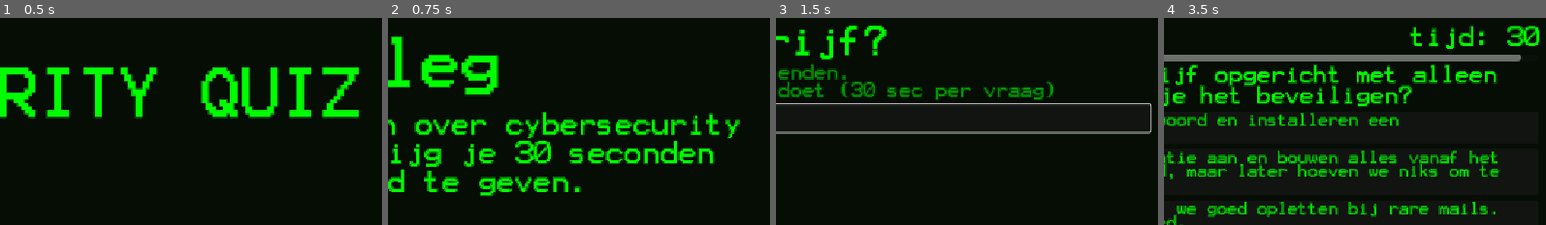
Above: before the commit, frames 1-4 (left to right).
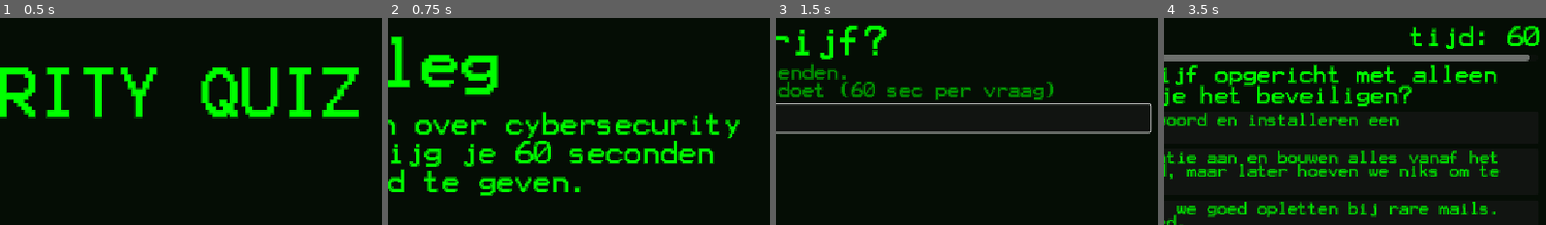
Above: after the commit, the same moments.

Repository: shinyrezz/pws-quiz
Game: Godot game, scene res://node_2d.tscn
Two runs of this game, one before a commit and one after it. Both use one fixed random seed, a clock stepped at 60 frames per second and the inputs below.
Inputs (mouse positions are % of the whole screen's width and height, from its top left):
- Up to frame 1 (0.5 s): no input
- Up to frame 2 (0.75 s): click "start" at 0.5 s
- Up to frame 3 (1.5 s): click "start" at 1.25 s
- Up to frame 4 (3.5 s): click (50, 24) at 2.02 s; type "12" at 2.1 s; click "start" at 2.75 s
The pictures show only the part of the screen within x 50-100%, y 0-50%; the shares and areas given below are measured in that part.

Frame 1 is identical in both runs. In frame 2, 0.2% of the frame differs, in the area x 33-39%, y 59-68%; in frame 3, less than 0.1%; in frame 4, 0.3%, in the area x 89-96%, y 3-22%.

Commit message:
nee rowan

Diff:
--- a/Tutorial.tscn
+++ b/Tutorial.tscn
@@ -8,7 +8,7 @@
 scale = Vector2(5, 5)
 script = ExtResource("1_fr6qw")
 
-[node name="achtergrond" type="ColorRect" parent="."]
+[node name="achtergrond" type="ColorRect" parent="." unique_id=1432482438]
 offset_left = -500.0
 offset_top = -500.0
 offset_right = 3000.0
@@ -36,7 +36,7 @@
 offset_bottom = 157.77777
 theme_override_fonts/font = ExtResource("2_oiqhk")
 text = "Je krijgt 15 vragen over cybersecurity
-Bij elke vraag krijg je 30 seconden
+Bij elke vraag krijg je 60 seconden
 om antwoord te geven.
 
 gebaseert op je antwoord krijg je punten
--- a/code/questions.gd
+++ b/code/questions.gd
@@ -5,7 +5,7 @@
 
 ## Adres van de GitHub Page (met / aan het eind Rowan).
 const SITE_URL := "https://shinyrezz.github.io/pws-quiz/"
-const TIME_PER_QUESTION := 30.0
+const TIME_PER_QUESTION := 60.0
 ## Tekens voor de code (zonder 0/O en 1/I/L teggen verwarring(ja rowan dit is normaal)
 const ALPHABET := "0123456789ABCDEFGHJKMNPQRSTVWXYZ"
 
@@ -84,7 +84,7 @@
 	_clear()
 	screen.add_child(_label("hoe heet je bedrijf?", 48))
 	screen.add_child(_label("je begint een bedrijf met 2 vrienden.
-bij elke vraag kies jij wat je doet (30 sec per vraag)", 24, GREEN_DIM))
+bij elke vraag kies jij wat je doet (60 sec per vraag)", 24, GREEN_DIM))
 	var input := LineEdit.new()
 	input.placeholder_text = "Bijv. Bakkerij De Korst"
 	input.max_length = 30
@@ -128,7 +128,7 @@
 	chapter_label = _label("vraag %d: %s" % [index + 1, item.ch], 24, GREEN_DIM)
 	chapter_label.size_flags_horizontal = Control.SIZE_EXPAND_FILL
 	top.add_child(chapter_label)
-	timer_label = _label("tijd: 30", 32)
+	timer_label = _label("tijd: 60", 32)
 	timer_label.autowrap_mode = TextServer.AUTOWRAP_OFF
 	top.add_child(timer_label)
 	screen.add_child(top)
